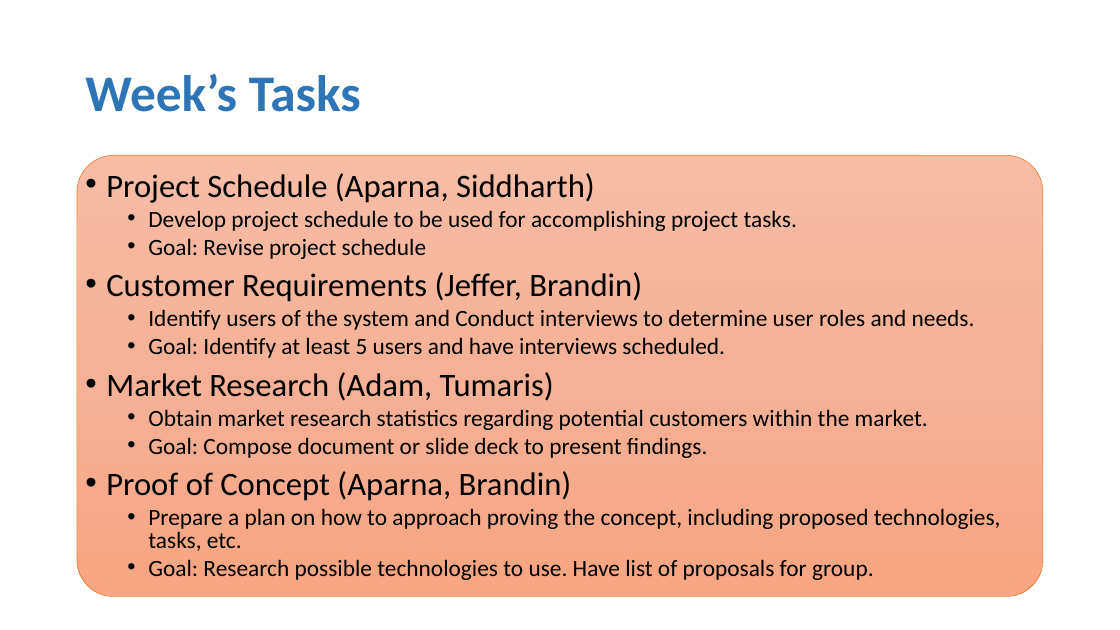
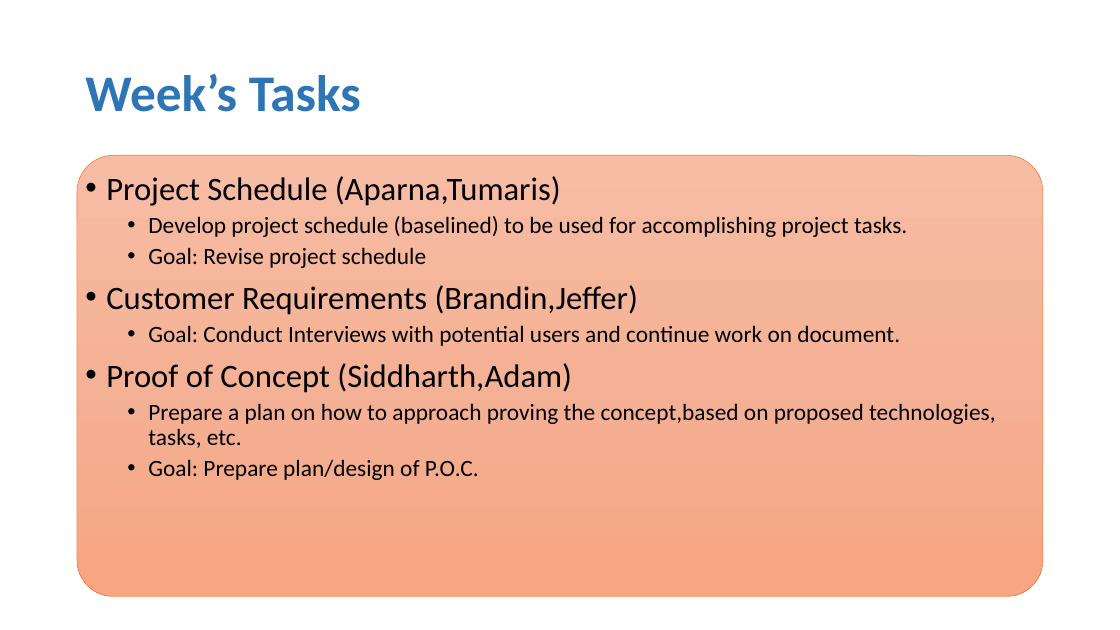
Before and after one commit to Bbulicki/MarchingMasters, a slide deck: slide 5 of Documents/Meeting Updates/MarchingMasters-1013.pptx. Drawn at 1120x630 pixels with LibreOffice and Linux fonts; fonts in the diff are those of the drawing. Boxes give left, top, right and bottom in pixels: in the first picture for what was removed or moved away, otherwise in the second. Text is boxed around its words. In the diff, an @@ line names an element or a change of style, - is before the commit and + after.

Commit message:
Uodate to presentation and schedule

```diff
--- a/Documents/Meeting Updates/MarchingMasters-1013.pptx
+++ b/Documents/Meeting Updates/MarchingMasters-1013.pptx
@@ text at box(106, 176, 907, 237): text changed @@
-• Project Schedule (Aparna, Siddharth)
-  • Develop project schedule to be used for accomplishing project tasks.
+• Project Schedule (Aparna,Tumaris)
+  • Develop project schedule (baselined) to be used for accomplishing project tasks.
@@ text at box(148, 247, 426, 268): line spacing 0.8 to 0.9 @@
@@ text at box(106, 285, 996, 480): text changed @@
-• Customer Requirements (Jeffer, Brandin)
-  • Identify users of the system and Conduct interviews to determine user roles and needs.
-  • Goal: Identify at least 5 users and have interviews scheduled.
-• Market Research (Adam, Tumaris)
-  • Obtain market research statistics regarding potential customers within the market.
-  • Goal: Compose document or slide deck to present findings.
-• Proof of Concept (Aparna, Brandin)
-  • Prepare a plan on how to approach proving the concept, including proposed technologies, tasks, etc.
-  • Goal: Research possible technologies to use. Have list of proposals for group.
+• Customer Requirements (Brandin,Jeffer)
+  • Goal: Conduct Interviews with potential users and continue work on document.
+• Proof of Concept (Siddharth,Adam)
+  • Prepare a plan on how to approach proving the concept,based on proposed technologies, tasks, etc.
+  • Goal: Prepare plan/design of P.O.C.
```
Also in this commit, not shown: 1 other file.
